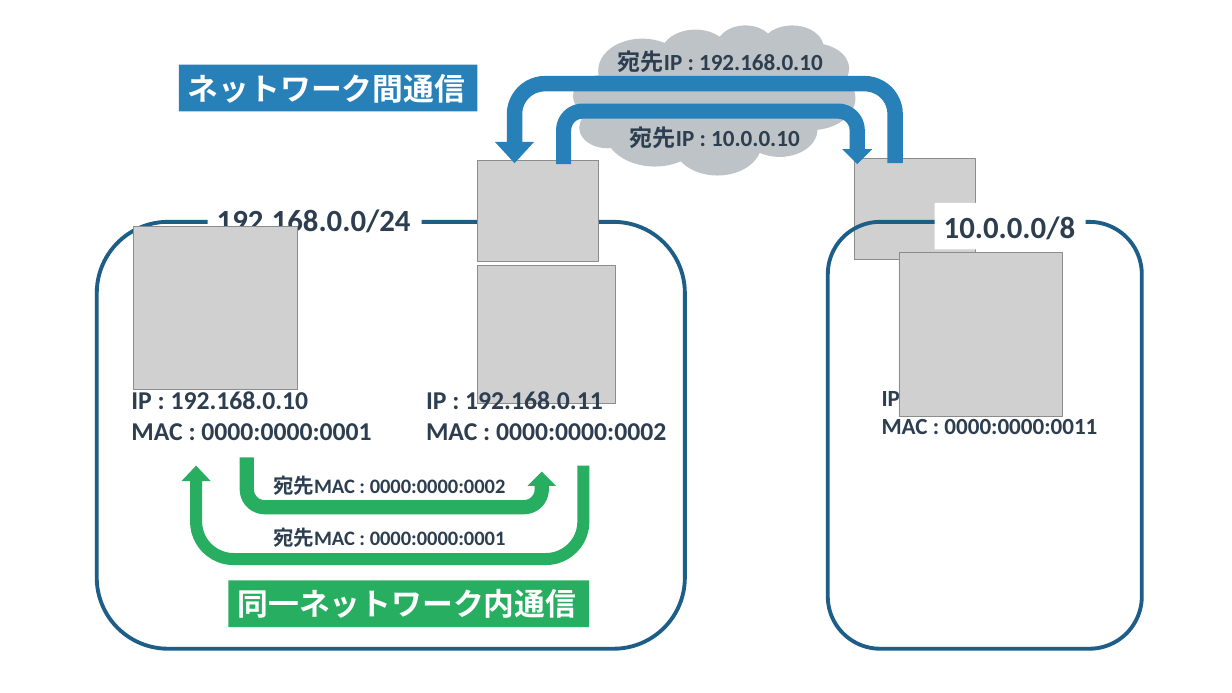
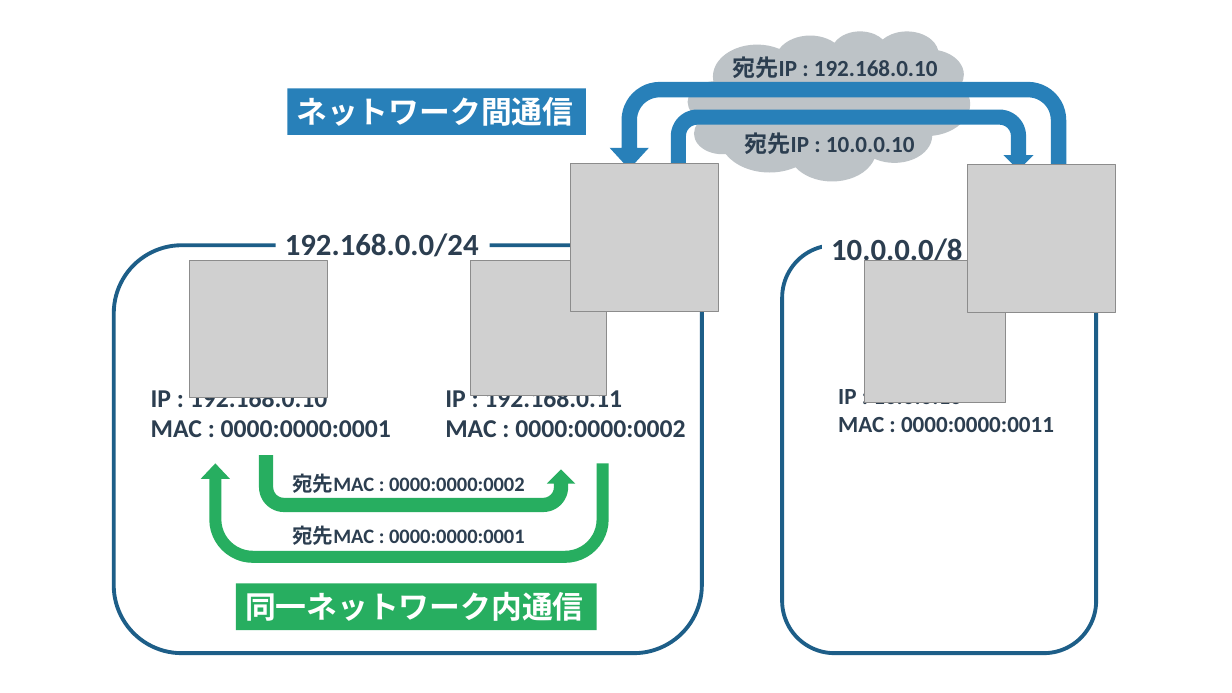
Before and after one commit to yuichi110/www.yuichi.com-network, a slide deck: slide 5 of slides/0005.pptx. Drawn at 1232x693 pixels with LibreOffice and Linux fonts; fonts in the diff are those of the drawing; grey boxes stand for pictures. Boxes give left, top, right and bottom in pixels: in the first picture for what was removed or moved away, otherwise in the second. Text is boxed around its words. In the diff, an @@ line names an element or a change of style, - is before the commit and + after.

```diff
--- a/slides/0005.pptx
+++ b/slides/0005.pptx
@@ 2 texts, 1 cloud: place and size @@
-2 texts, 1 cloud at box(573, 25, 855, 175)
+2 texts, 1 cloud at box(688, 30, 970, 180)
@@ rectangle "ネットワーク間通信": place and size @@
-rectangle "ネットワーク間通信" at box(178, 65, 477, 111)
+rectangle "ネットワーク間通信" at box(287, 89, 586, 135)
@@ uturn arrow: place and size @@
-uturn arrow at box(495, 76, 904, 163)
+uturn arrow at box(610, 82, 1067, 169)
@@ uturn arrow: place and size @@
-uturn arrow at box(556, 104, 872, 165)
+uturn arrow at box(671, 109, 1034, 170)
@@ picture removed at box(478, 160, 599, 261) @@
@@ picture added at box(570, 164, 719, 312) @@
@@ picture removed at box(854, 159, 975, 260) @@
@@ picture added at box(968, 165, 1116, 313) @@
@@ text "192.168.0.0/24": place and size @@
-text "192.168.0.0/24" at box(217, 209, 411, 240)
+text "192.168.0.0/24" at box(285, 233, 479, 263)
@@ text "10.0.0.0/8" rewrapped from box(934, 203, 1086, 250) to box(831, 238, 962, 268) @@
@@ rounded rectangle: place and size @@
-rounded rectangle at box(97, 222, 685, 649)
+rounded rectangle at box(114, 245, 701, 653)
@@ picture: place and size @@
-picture at box(134, 226, 298, 390)
+picture at box(189, 261, 327, 398)
@@ picture: place and size @@
-picture at box(478, 265, 616, 404)
+picture at box(470, 261, 606, 396)
@@ rounded rectangle: place and size @@
-rounded rectangle at box(828, 222, 1142, 649)
+rounded rectangle at box(783, 245, 1097, 653)
@@ picture: place and size @@
-picture at box(899, 253, 1063, 417)
+picture at box(864, 261, 1006, 402)
@@ text "IP : 10.0.0.10" rewrapped from box(882, 387, 1097, 434) to box(838, 389, 1054, 432) @@
@@ 3 texts, 2 uturn arrows: place and size @@
-3 texts, 2 uturn arrows at box(131, 388, 666, 566)
+3 texts, 2 uturn arrows at box(151, 386, 685, 564)
@@ text "宛先MAC : 0000:0000:0001": place and size @@
-text "宛先MAC : 0000:0000:0001" at box(273, 527, 506, 547)
+text "宛先MAC : 0000:0000:0001" at box(292, 525, 525, 545)
@@ rectangle "同一ネットワーク内通信": place and size @@
-rectangle "同一ネットワーク内通信" at box(228, 580, 589, 627)
+rectangle "同一ネットワーク内通信" at box(236, 583, 596, 629)
```
Also in this commit, not shown: 7 other slides changed, 27 other files.
